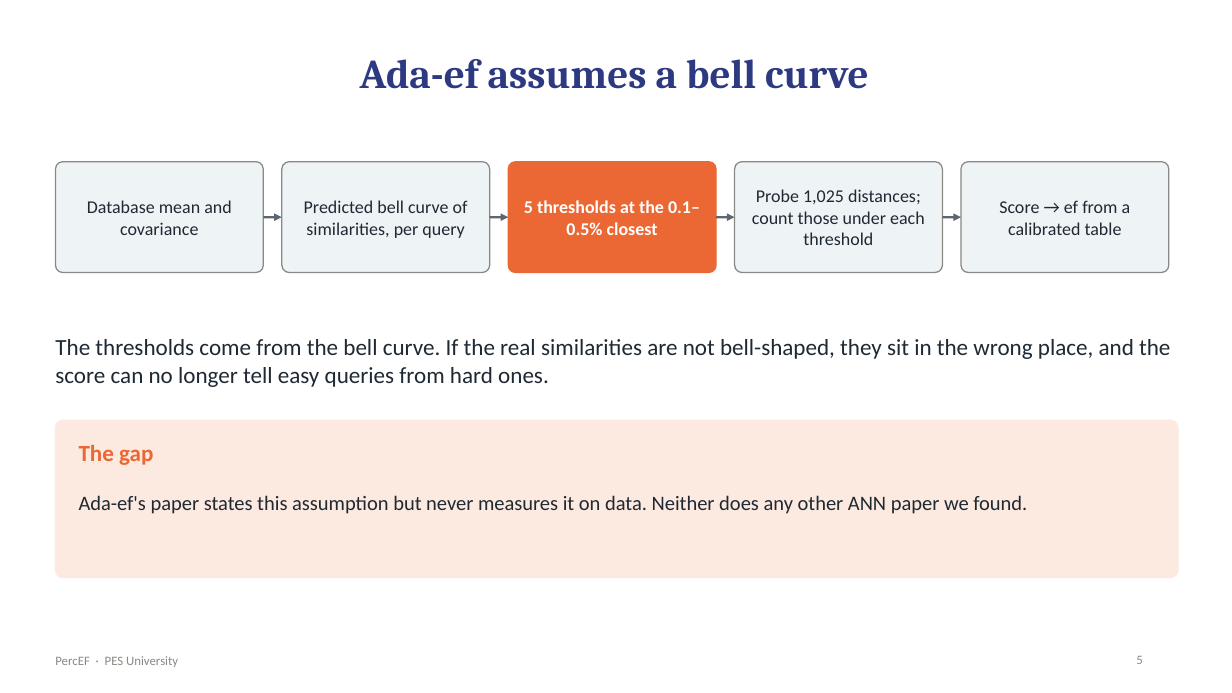
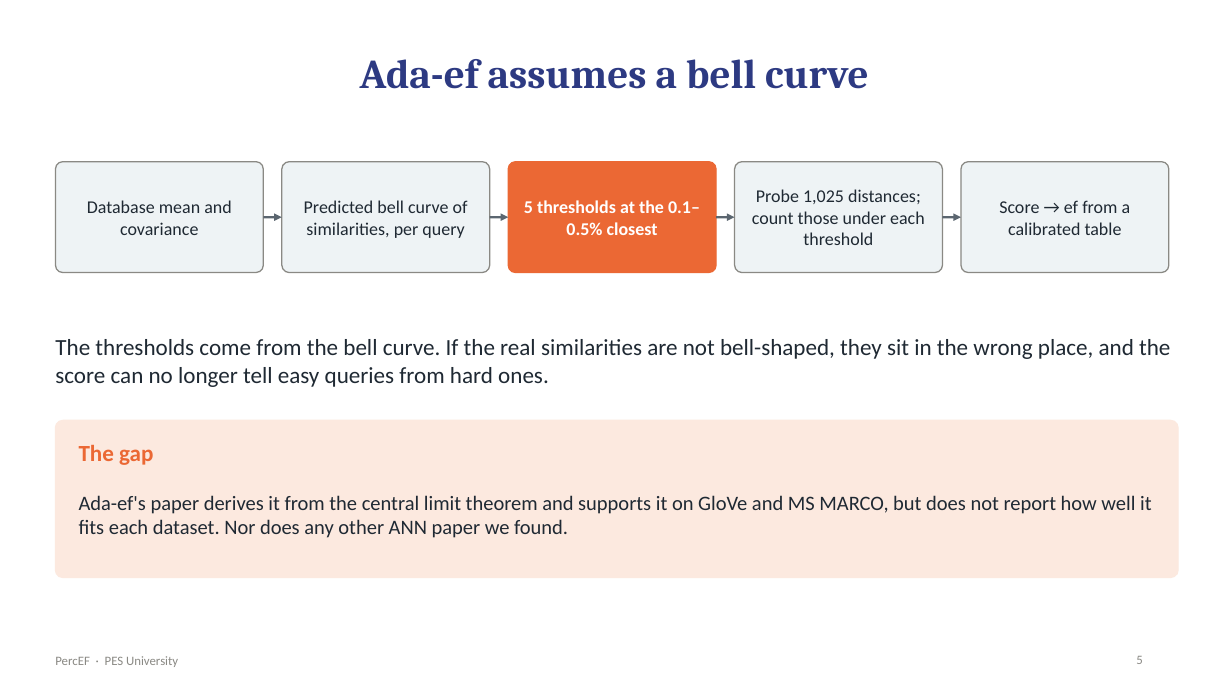
Before and after one commit to pranavshenvi/hybridAdaptiveEF, a slide deck: slide 5 of presentation/PercEF_review.pptx. Drawn at 1232x693 pixels with LibreOffice and Linux fonts; fonts in the diff are those of the drawing. Boxes give left, top, right and bottom in pixels: in the first picture for what was removed or moved away, otherwise in the second. Text is boxed around its words. In the diff, an @@ line names an element or a change of style, - is before the commit and + after.

```diff
--- a/presentation/PercEF_review.pptx
+++ b/presentation/PercEF_review.pptx
@@ text at <box>79,495,1152,538</box>: text changed @@
-Ada-ef's paper states this assumption but never measures it on data. Neither does any other ANN paper we found.
+Ada-ef's paper derives it from the central limit theorem and supports it on GloVe and MS MARCO, but does not report how well it fits each dataset. Nor does any other ANN paper we found.
```
Also in this commit, not shown: 9 other slides changed, 10 other files.
